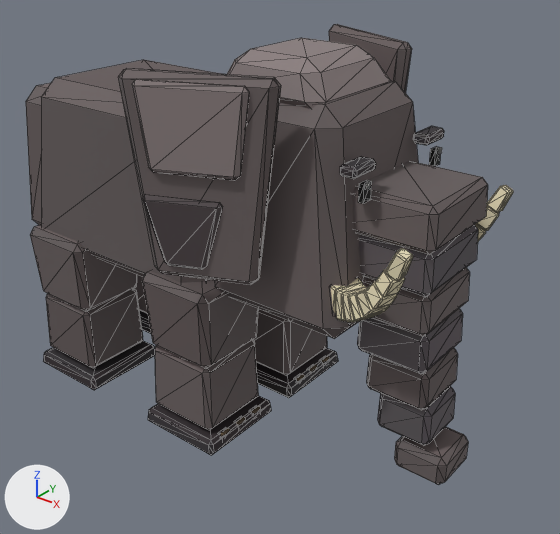
One commit to the glTF model public/models/ark/elephant.glb: the scene before it, then after it.
Both versions are drawn from a camera (50 mm lens) standing at (4.81, -4.54, 4.22) and looking at (1.15, 0.03, 1.38). Every picture has the same lights, and +X, +Y and +Z are marked at lower left. The first picture is the older version. Mesh edges are drawn as thin lines. Where no turn or scale is listed for an object, it has been applied to the vertices. Vertices at exactly the same position are counted once.

Objects in the first picture: 'elephant'.
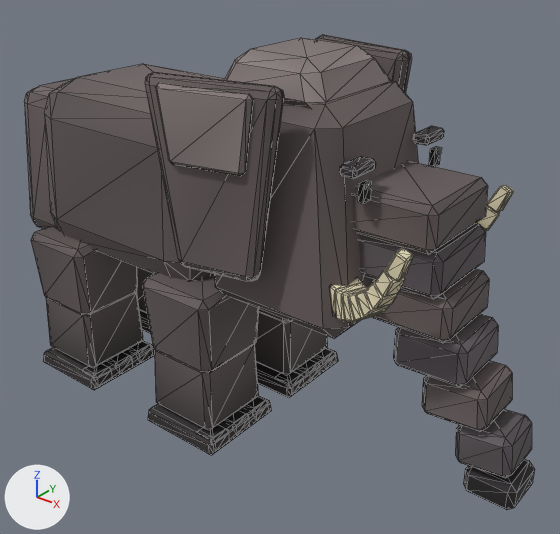
Where the newer file only moved an object's origin or applied its transform, the numbers keep the older frame.

What the commit changed:
me_elephant is used by ob_elephant; location (0.67, 0.0, 1.605).
me_elephant had 1376 vertices, 2512 faces and spanned x -2.25..2.25, y -1.25..1.25, z -1.61..1.61.
me_elephant now has 1600 vertices, 2944 faces and spans x -2.25..2.79, y -1.06..1.06, z -1.61..1.61.
me_elephant part 1: the loose piece of 24 vertices spanning x -0.26..0.48, y -0.89..-0.15, z -0.86..-0.15 is moved by (0.0, 0.0, -0.05).
me_elephant part 2: the loose piece of 24 vertices spanning x -0.26..0.48, y 0.15..0.89, z -0.86..-0.15 is moved by (0.0, 0.0, -0.05).
me_elephant part 3: the loose piece of 24 vertices spanning x -1.76..-1.02, y -0.89..-0.15, z -0.86..-0.15 is moved by (0.0, 0.0, -0.05).
me_elephant part 4: the loose piece of 24 vertices spanning x 0.27..1.0, y -1.25..-0.9, z 0.91..1.53 is turned -11.5 degrees about the z axis through its middle and scaled by 0.913, then moved by (0.01, 0.11, -0.02).
me_elephant part 5: the loose piece of 24 vertices spanning x 1.34..2.07, y -0.38..0.38, z 0.15..0.49 is moved by (0.06, 0.0, 0.0).
me_elephant part 6: the loose piece of 24 vertices spanning x 1.4..2.06, y -0.34..0.34, z -0.17..0.15 is moved by (0.16, 0.0, 0.0).
me_elephant part 7: the loose piece of 24 vertices spanning x 1.46..2.06, y -0.31..0.31, z -0.5..-0.17 is turned -2.3 degrees about the y axis through its middle and scaled by 0.968, then moved by (0.3, 0.0, 0.0).
me_elephant part 8: the loose piece of 24 vertices spanning x 1.54..2.07, y -0.27..0.27, z -0.84..-0.5 is turned -4.6 degrees about the y axis through its middle and scaled by 0.956, then moved by (0.46, 0.0, 0.0).
me_elephant part 9: the loose piece of 24 vertices spanning x 1.64..2.1, y -0.24..0.24, z -1.16..-0.84 is turned -6.9 degrees about the y axis through its middle and scaled by 0.943, then moved by (0.64, 0.0, 0.0).
me_elephant part 10: the loose piece of 24 vertices spanning x 1.81..2.25, y -0.23..0.23, z -1.48..-1.21 is scaled about its middle by (0.894, 0.9, 0.902), then moved by (0.56, 0.0, 0.04).
me_elephant part 11: the loose piece of 24 vertices spanning x 0.13..1.14, y -1.25..-0.73, z 0.12..1.57 is rebuilt with 56 vertices and now spans x 0.14..1.15, y -1.04..-0.71, z 0.12..1.51.
me_elephant part 12: the loose piece of 24 vertices spanning x -1.79..0.29, y -0.79..0.79, z -0.34..1.16 is rebuilt with 56 vertices and now spans x -1.73..0.23, y -0.76..0.76, z -0.34..1.17.
me_elephant part 13: the loose piece of 24 vertices spanning x -2.08..-1.47, y -0.68..0.68, z -0.32..1.02 is rebuilt with 56 vertices and now spans x -2.08..-1.47, y -0.68..0.68, z -0.32..1.03.
me_elephant part 14: the loose piece of 24 vertices spanning x 0.13..1.14, y 0.73..1.25, z 0.12..1.57 is rebuilt with 56 vertices and now spans x 0.14..1.15, y 0.71..1.04, z 0.12..1.51.
me_elephant part 15: 8 loose pieces with 192 vertices, spanning x 0.27..0.81, y -1.24..1.24, z -1.56..0.74, are deleted.
me_elephant part 16: 144 vertices added at x 0.3..0.52, y -0.89..0.89, z -1.61..-1.45.
me_elephant part 17: 144 vertices added at x -1.2..-0.98, y -0.89..0.89, z -1.61..-1.45.
me_elephant part 18: 946 kept faces spanning x -1.77..2.11, y -0.92..0.9, z -1.61..1.61 get new vertex colours; the middle colour goes from beige #eee3bf to beige #eadfbc.
Other edits to the shape of me_elephant do not show in these pictures.

Location of each change, (x1, y1, x2, y2) in pixels of the pictures (560 x 534 px; the box of a moved part takes in the faces that stretch with it):
'elephant', reshaped
    before: (26, 24, 513, 485)
    after: (24, 35, 535, 510)
part 1 of me_elephant, moved or reshaped
    before: (142, 271, 258, 368)
    after: (143, 273, 259, 372)
part 2 of me_elephant, moved or reshaped (not visible before)
    after: (258, 309, 288, 322)
part 3 of me_elephant, moved or reshaped
    before: (30, 225, 137, 311)
    after: (31, 227, 137, 315)
part 4 of me_elephant, moved or reshaped
    before: (132, 79, 249, 180)
    after: (156, 83, 253, 176)
part 5 of me_elephant, moved or reshaped
    before: (359, 225, 478, 297)
    after: (359, 223, 486, 299)
part 6 of me_elephant, moved or reshaped
    before: (365, 268, 470, 337)
    after: (372, 269, 489, 343)
part 7 of me_elephant, moved or reshaped
    before: (357, 309, 463, 374)
    after: (393, 314, 498, 387)
part 8 of me_elephant, moved or reshaped
    before: (366, 348, 458, 410)
    after: (422, 360, 512, 432)
part 9 of me_elephant, moved or reshaped
    before: (377, 386, 455, 446)
    after: (455, 409, 532, 478)
part 10 of me_elephant, moved or reshaped
    before: (394, 427, 468, 485)
    after: (463, 459, 535, 510)
part 11 of me_elephant, rebuilt (14% narrower)
    before: (119, 68, 281, 285)
    after: (145, 72, 284, 281)
part 12 of me_elephant, rebuilt
    before: (41, 60, 221, 283)
    after: (44, 64, 224, 281)
part 13 of me_elephant, rebuilt
    before: (26, 83, 51, 225)
    after: (24, 78, 75, 229)
part 14 of me_elephant, rebuilt
    before: (329, 24, 412, 93)
    after: (316, 35, 412, 93)
part 15 of me_elephant, deleted
    before: (142, 195, 329, 436)
part 16 of me_elephant, added
    after: (198, 348, 335, 443)
part 17 of me_elephant, added
    after: (84, 341, 151, 379)
part 18 of me_elephant, edited (looks the same)
    both: (46, 38, 513, 445)
